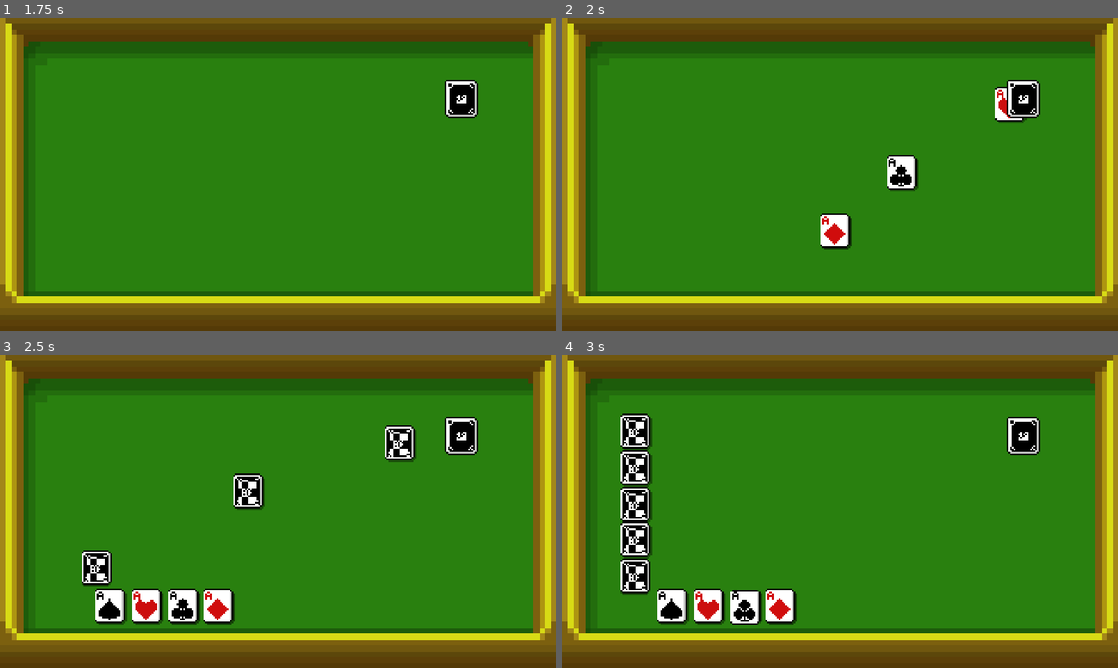
Above: before the commit, frames 1-4 (two rows, left to right).
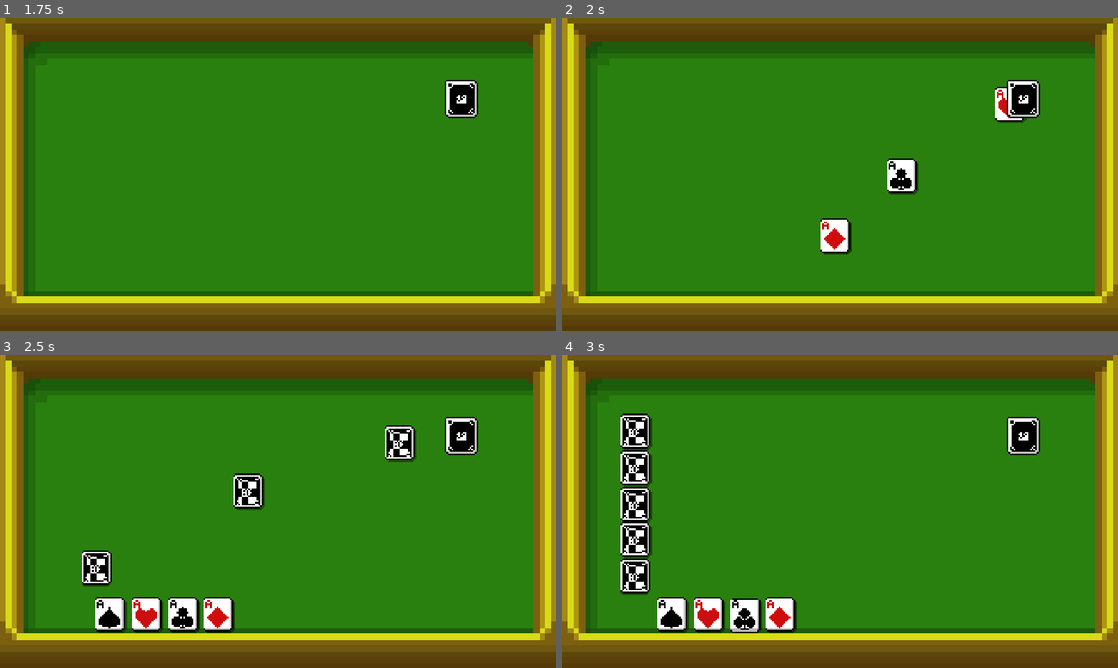
Above: after the commit, the same moments.

Repository: Kristerfer666/Riverhand
Game: Godot game, scene res://main.tscn
Two runs of this game, one before a commit and one after it. Both use one fixed random seed, a clock stepped at 60 frames per second and the inputs below.
Inputs (mouse positions are in pixels of both pictures, inside the frame that each line leads up to):
- Up to frame 1 (1.75 s): tap Enter at 0.5 s; move the mouse to (400, 158) at 0.52 s; click (400, 158) at 0.67 s; tap Space at 1.25 s; drag from (166, 190) to (461, 96) at 1.27 s
- Up to frame 2 (2 s): no input
- Up to frame 3 (2.5 s): move the mouse to (272, 570) at 2.02 s; click (272, 570) at 2.17 s
- Up to frame 4 (3 s): drag from (745, 608) to (634, 542) at 2.77 s

Frame 1 is identical in both runs. In frame 2, 0.7% of the frame differs, in the area x 46-65%, y 43-76%; in frame 3, 2.1%, in the area x 17-43%, y 74-89%; in frame 4, 2.1%.

Commit message:
podium triggering and podium scene transition animation

Diff:
--- a/GameMaster.gd
+++ b/GameMaster.gd
@@ -1,6 +1,6 @@
 extends Node2D
 
-const ACE_Y_POS = 875
+const ACE_Y_POS = 900
 const CARD_WIDTH = 120
 
 var AOS_pos
@@ -18,6 +18,8 @@
 
 # Called when the node enters the scene tree for the first time.
 func _ready() -> void:
+	#for i in 3:
+		#podium.append("a")
 	deck_ref = get_node("/root/Main/Deck")
 	card_ref = $"../card"
 	for v in ["AOS_pos", "AOH_pos", "AOC_pos", "AOD_pos"]:
@@ -59,7 +61,10 @@
 					calc_degrade(degrade_suit)
 					recalculate_ace_y()
 	if podium.size() == 3:
+		deck_ref.clickable_signal = true
 		deck_ref.clickable = false
+		await get_tree().create_timer(0.5).timeout
+		start_transition()
 
 func flip_card(card):
 	if !card.face_up:
@@ -137,3 +142,13 @@
 				podium.erase("AOD")
 	else:
 		pass
+
+func start_transition():
+	var transition_scene = preload("res://scenes/transition_(control).tscn")
+	var transition = transition_scene.instantiate()
+
+	get_tree().root.add_child(transition) # 加到最顶层
+
+	await transition.finished  # 等动画播放完
+
+	get_tree().change_scene_to_file("res://NextScene.tscn")
--- a/deck.gd
+++ b/deck.gd
@@ -6,10 +6,11 @@
 const CARD_WIDTH = 125
 const CARD_LENGTH = 50
 const CENTER_X_POS = 250
-const ACE_Y_POS = 875
+const ACE_Y_POS = 900
 
 var deck
 var clickable
+var clickable_signal = false
 var center_screen_y
 var center_screen_x
 var initial_deal = true
@@ -81,7 +82,8 @@
 		last_card = new_card
 		clickable = false
 		await get_tree().create_timer(1.618).timeout
-		clickable = true
+		if !clickable_signal:
+			clickable = true
 
 
 func initial_dealing():
--- /dev/null
+++ b/scenes/transition_(control).tscn
@@ -0,0 +1,10 @@
+[gd_scene load_steps=2 format=3 uid="uid://dtelqjpl8n1w"]
+
+[ext_resource type="Script" uid="uid://rravttwqxedk" path="res://transition.gd" id="1_c57h4"]
+
+[node name="Transition (Control)" type="Control"]
+layout_mode = 3
+anchors_preset = 0
+offset_right = 40.0
+offset_bottom = 40.0
+script = ExtResource("1_c57h4")
--- /dev/null
+++ b/transition.gd
@@ -0,0 +1,65 @@
+extends Control
+
+signal finished
+
+@export var cell_size := 50
+@export var delay_between := 0.005
+@export var grow_time := 0.618
+
+var grid := []
+var cols
+var rows
+var big_rect
+
+func _ready():
+	create_grid()
+	transition_proccess()
+	big_rect_transition()
+
+func play_transition():
+	# 播放你的黑色方块动画
+	await get_tree().create_timer(1.5).timeout
+	emit_signal("finished")
+
+func create_grid():
+	var screen_size = get_viewport_rect().size
+	cols = ceil(screen_size.x / cell_size)
+	rows = ceil(screen_size.y / cell_size)
+
+	big_rect = ColorRect.new()
+	big_rect.color = Color(0, 0, 0, 0.3)
+	big_rect.size = get_viewport_rect().size
+	big_rect.position = get_viewport_rect().position
+	big_rect.scale = get_viewport_rect().size
+	big_rect.modulate.a = 0
+	add_child(big_rect)
+
+	for y in range(rows):
+		for x in range(cols):
+			var rect = ColorRect.new()
+			rect.color = Color(0, 0, 0, 0.3)
+			rect.size = Vector2(cell_size, cell_size)
+			rect.position = Vector2(x * cell_size, y * cell_size)
+			rect.scale = Vector2(0.01, 0.01)
+			rect.pivot_offset = rect.size / 2
+			rect.modulate.a = 0
+			add_child(rect)
+			grid.append(rect)
+
+func transition_proccess():
+	var index = 0
+	for y in range(rows):
+		for x in range(cols):
+			var rect = grid[y * cols + x]
+			var tween = create_tween()
+			tween.tween_property(rect, "scale", Vector2.ONE, grow_time).set_delay(index * delay_between)
+			tween.parallel().tween_property(rect, "modulate:a", 0.618, grow_time).set_delay(index * delay_between)\
+			.set_trans(Tween.TRANS_CUBIC)\
+			.set_ease(Tween.EASE_OUT)
+			index += 1
+
+func big_rect_transition():
+	var tween = create_tween()
+	tween.tween_property(big_rect, "modulate:a", 0.618, 3)\
+	.set_trans(Tween.TRANS_CUBIC)\
+	.set_ease(Tween.EASE_OUT)
Not shown, added: transition.gd.uid
